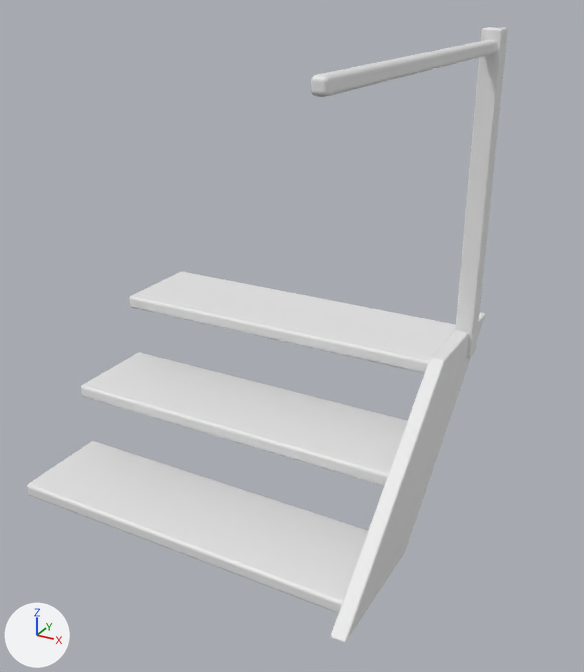
One commit to the Blender file models-source/0.5 - Blockouts/Structures/AWA/ModularStairsRails.blend: the scene before it, then after it.
Camera for both pictures: a 50 mm camera at (2.18, -2.93, 2.64) aimed at (-0.09, 1.19, 0.58). Every picture has the same lights, and +X, +Y and +Z are marked at lower left.

In view in the first picture: 'Edge', 'Rail Grip', 'Rail Pole', 'Step'.
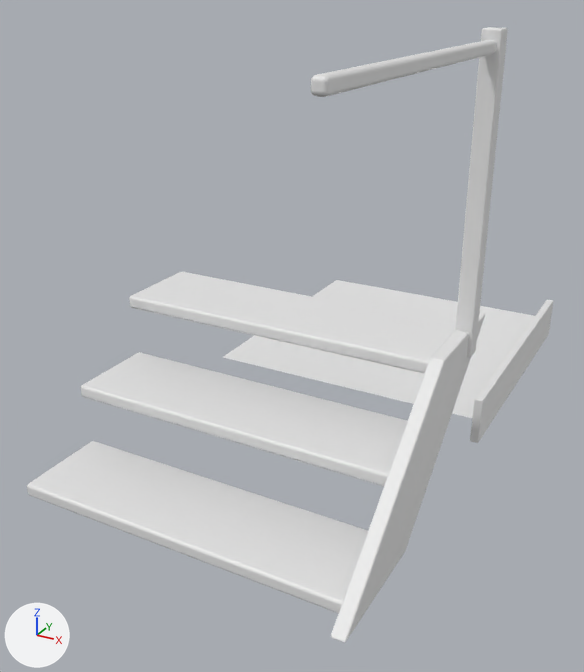
The change, as a diff of the scene's bpy script:
```diff
--- a/models-source/0.5 - Blockouts/Structures/AWA/ModularStairsRails.blend.py
+++ b/models-source/0.5 - Blockouts/Structures/AWA/ModularStairsRails.blend.py
@@ me_plane @@
+me_plane.from_pydata([(-1.0, -1.0, 0.0), (1.0, -1.0, 0.0), (-1.0, 1.0, 0.0), (1.0, 1.0, 0.0)], [], [(0, 1, 3, 2)])
@@ me_cube @@
+me_cube.from_pydata(...)  # a box spanning x -0.03..0.03, y -1.06..0.99, z -0.16..0.16
+me_cube.polygons.foreach_set('use_smooth', [True] * 6)
@@ ob_platform @@
+ob_platform = bpy.data.objects.new('Platform', me_plane)
+ob_platform.location = (0.0, 2.738, 0.0)
@@ ob_edge_001 @@
+ob_edge_001 = bpy.data.objects.new('Edge.001', me_cube)
+ob_edge_001.location = (0.999, 2.77, 0.0)
+_m = ob_edge_001.modifiers.new('Bevel', 'BEVEL')
+_m.width = 0.005
+_m.width_pct = 0.005
+_m.segments = 2
```

What differs and where, as boxes (x1, y1, x2, y2) in the pictures (584 x 672 px):
'Platform', added: after (223, 280, 535, 418)
'Edge.001', added: after (470, 300, 553, 443)
